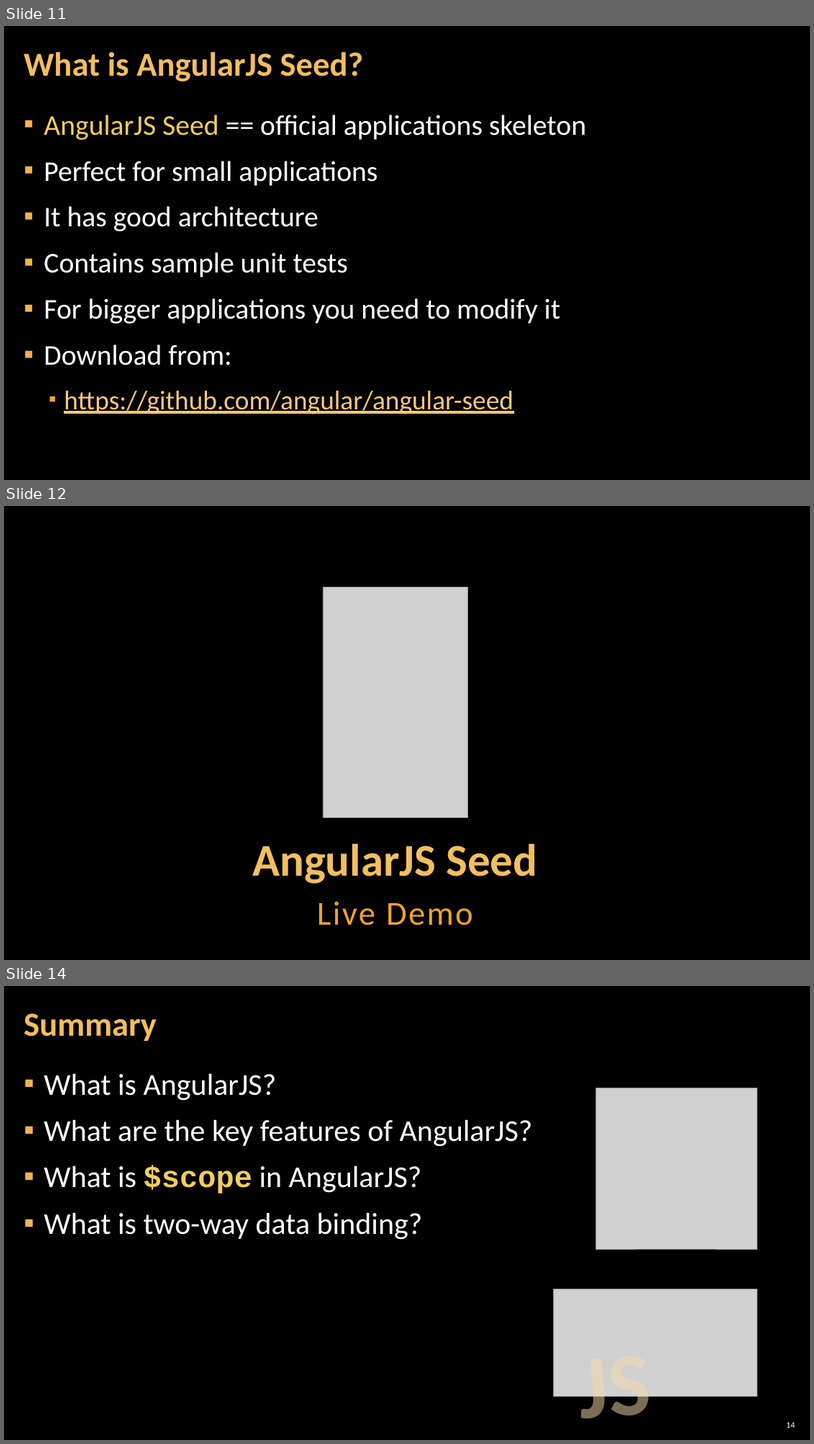
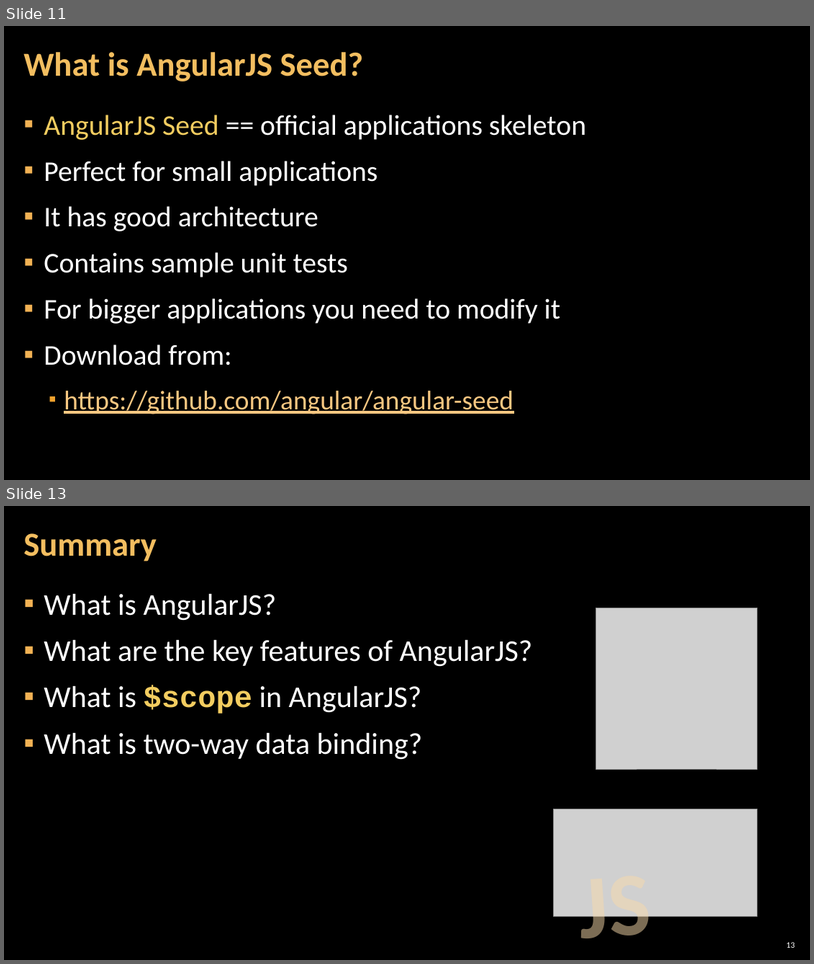
Before and after one commit to VladiGGeorgiev/Technical-Trainings, a slide deck: AngularJS/1.1. Introduction-to-AngularJS.pptx. Shown one above the other, each under a label of ours: slides 11, 12 and 14 before the commit, slides 11 and 13 after it; the slides between them are not shown. The pictures are 814x1444 and 814x964 pixels, drawn with LibreOffice and Linux fonts; fonts in the diff are those of the drawing; grey boxes stand for pictures; background and template pictures are left out. Boxes give left, top, right and bottom in pixels: in the first picture for what was removed or moved away, otherwise in the second. Text is boxed around its words. In the diff, an @@ line names an element or a change of style, - is before the commit and + after.

Commit message:
Updated Introduction to AngularJS presentation

```diff
--- a/AngularJS/1.1. Introduction-to-AngularJS.pptx
+++ b/AngularJS/1.1. Introduction-to-AngularJS.pptx
@@ slide 12 removed at [4,506,810,960], background picture (left out) @@
@@ picture removed at [323,587,468,817] @@
@@ title removed at [252,843,538,883] @@
-AngularJS Seed
@@ text removed at [317,901,473,925] @@
-Live Demo
@@ what was slide 14 is now slide 13 @@
@@ page number at [787,942,795,947]: text changed @@
-14
+13
```
Also in this commit, not shown: 1 slide changed.
